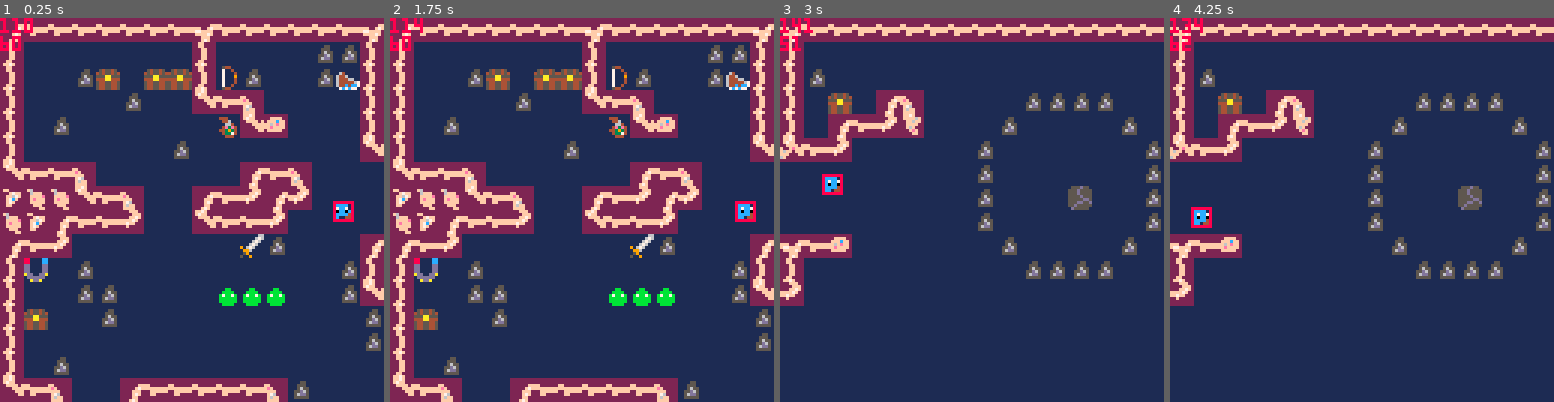
Above: before the commit, frames 1-4 (left to right).
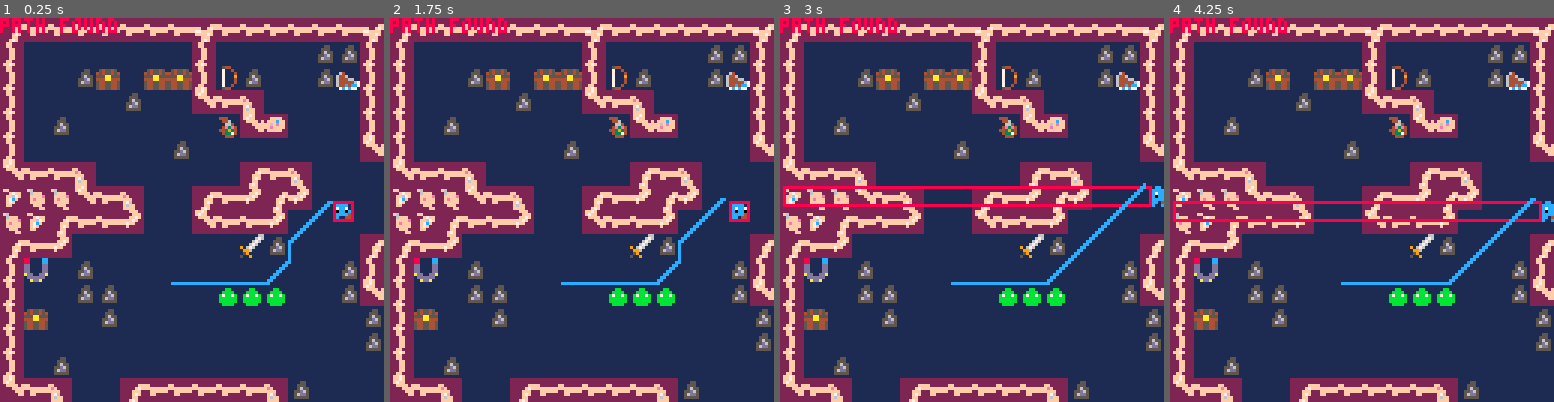
Above: after the commit, the same moments.

Repository: s-france/pico8GameS
Game: PICO-8 cartridge squid.p8
The game is run twice, just before and just after one commit, with the same random seed, the same clock (stepped at 60 frames per second) and the same inputs.
Inputs:
- Up to frame 1 (0.25 s): no input
- Up to frame 2 (1.75 s): tap X (X key) at 0.33, 1.07 s; tap O (Z key) at 0.7, 1.7 s; hold Right from 1.6 s (still down)
- Up to frame 3 (3 s): tap X (X key) at 1.85, 2.97 s; release Right at 2.1 s; tap O (Z key) at 2.1, 2.5, 2.9 s; hold Up 2.15-2.42 s; hold Right from 2.47 s (still down)
- Up to frame 4 (4.25 s): release Right at 3.03 s; hold Left 3.08-3.58 s; tap O (Z key) at 3.3, 3.7, 4.1 s; hold Down 3.63-3.97 s; hold Right from 4.02 s (still down); tap X (X key) at 4.08 s

The runs differ from the first frame. In frame 1, 1.2% of the frame differs, in the area x 0-87%, y 0-70%; in frame 2, 1.5%; in frame 3, 35%; in frame 4, 35%, in the area x 0-100%, y 0-100%.

Commit message:
A* search algorithm
Wait, I'm goated

Diff:
--- a/squid.p8
+++ b/squid.p8
@@ -118,8 +118,16 @@
 
 	pal(level_slots["pallete"],1)
 
+	--[[
 	print(flr(player.x))
 	print(flr(player.y))
+	local pos = {x=flr(player.x),y=flr(player.y)}
+	local idx =vectoidx(pos)
+	print(idx)
+	local point = idxtovec(idx)
+	print(point.x)
+	print(point.y)
+	--]]
 
 	--local vec = {x=flr(player.x),y=flr(player.y)}
 	--local idx = vectoidx(vec)
@@ -138,7 +146,7 @@
 	print(hitboxes[2].bot)
 	--]]
 
-	--draw_path(astar(player.x,player.y, 56,88))
+	draw_path(astar(player.x,player.y, 56,88))
 
 
  //print(mag)
@@ -1350,18 +1358,16 @@
 -- pathfinding
 function astar(startx,starty,
 															goalx,goaly)
-	--indexing in order of search
-	local idx = 0
 
 	local frontier = {}
-	local start = {x=startx,y=starty, id="start"}
-	local goal = {x=goalx,y=goaly, id="goal"}
+	local start = {x=startx,y=starty}
+	local goal = {x=goalx,y=goaly}
 	insert(frontier, start, 0)
 
 	came_from = {}
- came_from[start.id] = nil
+ came_from[vectoidx(start)] = nil
  cost_so_far = {}
- cost_so_far[start.id] = 0
+ cost_so_far[vectoidx(start)] = 0
 
  while (#frontier > 0 and #frontier < 1000) do
  	//current x,y point
@@ -1369,7 +1375,7 @@
  	del(frontier,frontier[#frontier])
 
  	//current == goal
- 	if current.x == goal.x and current.y == goal.y then
+ 	if vectoidx(current) == vectoidx(goal) then
  		print("path found")
    break
   end
@@ -1381,44 +1387,38 @@
   local neighbours = getneighbours(current)
   //print(#neighbours)
   for nxt in all(neighbours) do
-  	--set id
-  	nxt.id = idx
-  	--+id count
-  	idx += 1
-
-  	local newcost = cost_so_far[current.id] + 1
-
-  	if (cost_so_far[nxt.id] == nil) or (newcost < cost_so_far[nxt.id]) then
-  		cost_so_far[nxt.id] = newcost
-    local priority = newcost + heuristic(goal, nxt)
-    insert(frontier, nxt, priority)
-    came_from[nxt.id] = current
+  	//nxt is id
+  	//nxtvec is x,y
+  	local nxtvec = idxtovec(nxt)
+
+  	//display exploration (debug)
+  	//pset(nxtvec.x%128, nxtvec.y%128, 11)
+
+  	local newcost = cost_so_far[vectoidx(current)] + 1
+
+  	if (cost_so_far[nxt] == nil) or (newcost < cost_so_far[nxt]) then
+  		cost_so_far[nxt] = newcost
+    local priority = newcost + heuristic(goal, nxtvec)
+    insert(frontier, nxtvec, priority)
+    came_from[nxt] = current
   	end
   end
   //print(#frontier)
  end
 
-	local current = came_from[goal.id]
+	local current = came_from[vectoidx(goal)]
  path = {}
- --[[
- local curt = current
- local strt = start
-
- while not (curt.x == strt.x and curt.y == strt.y) do
+
+ local cidx = vectoidx(current)
+ local sidx = vectoidx(start)
+
+ while cidx != sidx do
   add(path, current)
-  current = came_from[curt]
-  curt = current
+  current = came_from[cidx]
+  cidx = vectoidx(current)
  end
- --]]
-
-
- while not (current.x == start.x and current.y == start.y) do
-  add(path, current)
-  current = came_from[current.id]
- end
 
  reverse(path)
-
 
  return path
 end
@@ -1466,21 +1466,21 @@
  --local x = pos.x
  --local y = pos.y
 
- --left
+ --left															//no solid
  if pos.x > 0 and not fget(mget(map_cell(pos.x-1,pos.y)), 0)  then
-  add(neighbours,{x=pos.x-1,y=pos.y})
+  add(neighbours,vectoidx({x=pos.x-1,y=pos.y}))
  end
  --right
  if pos.x < 1024 and not fget(mget(map_cell(pos.x+1,pos.y)), 0) then
-  add(neighbours,{x=pos.x+1,y=pos.y})
+  add(neighbours,vectoidx({x=pos.x+1,y=pos.y}))
  end
  --up
  if pos.y > 0 and not fget(mget(map_cell(pos.x,pos.y-1)), 0) then
-  add(neighbours,{x=pos.x,y=pos.y-1})
+  add(neighbours,vectoidx({x=pos.x,y=pos.y-1}))
  end
  --down
- if pos.y < 15 and not fget(mget(map_cell(pos.x,pos.y+1)), 0) then
-  add(neighbours,{x=pos.x,y=pos.y+1})
+ if pos.y < 512 and not fget(mget(map_cell(pos.x,pos.y+1)), 0) then
+  add(neighbours,vectoidx({x=pos.x,y=pos.y+1}))
  end
 
 	//idk what this does
@@ -1510,15 +1510,17 @@
 
 
 //fuck my life
--- translate a 2d x,y coordinate to a 1d
+-- translate a 2d x,y coordinate to a binary idx
 function vectoidx(vec)
-	return ((vec.y)*1024) + vec.x
-end
-
-function idxtopoint(idx)
- local tx = idx%1024
- --local y = (index-x)/1024
- return {x=idx%1024,y=((idx-tx)/1024)+1}
+	local x = flr(vec.x) >>> 11
+	local y = flr(vec.y) --<< 11
+	return x | y
+end
+
+function idxtovec(idx)
+	local tx = (idx << 11) & 0b11111111111
+ local ty = idx & 0b1111111111
+ return {x=tx,y=ty}
 end
 __gfx__
 00000000000000001111111111111111222222222ff7f22222ff2222222fff22222222222222222200000000222222222222222222222222222222222ff7f222
